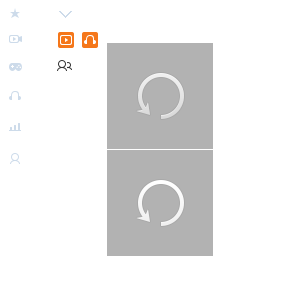
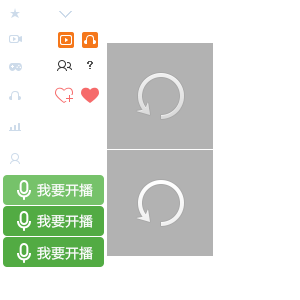
Layered file, before and after one edit (300px x 300px). Changes by layer:
added group "关注图标" with 3 layers above "组 36" over bbox(55, 87, 99, 103)
added layer "矩形 52" in group "关注图标" over bbox(55, 87, 73, 103)
added layer "形状 9 拷贝" in group "关注图标" over bbox(81, 87, 99, 103)
added group "组 36" with 2 layers above "默认" over bbox(87, 61, 93, 69)
added layer "?" in group "组 36" over bbox(87, 61, 93, 69)
added layer "椭圆 14" in group "组 36" over bbox(87, 61, 93, 69)
added group "我要开播点击 active" with 4 layers above "我要开播悬停 hover" over bbox(3, 237, 104, 267)
added group "组 18" (1st of 3, in "我要开播点击 active") with 2 layers in group "我要开播点击 active" over bbox(17, 243, 93, 263)
added layer "我要开播" (1st of 3, in "我要开播点击 active" › "组 18") in group "组 18" over bbox(37, 246, 93, 260)
added layer "椭圆 6 副本" (1st of 3, in "我要开播点击 active" › "组 18") in group "组 18" over bbox(17, 243, 31, 263)
added layer "圆角矩形 20" (1st of 3, in "我要开播点击 active") in group "我要开播点击 active" over bbox(3, 237, 104, 267)
added group "我要开播悬停 hover" with 4 layers above "我要开播默认" over bbox(3, 206, 104, 236)
added group "组 18" (2nd of 3, in "我要开播悬停 hover") with 2 layers in group "我要开播悬停 hover" over bbox(17, 211, 93, 231)
added layer "我要开播" (2nd of 3, in "我要开播悬停 hover" › "组 18") in group "组 18" over bbox(37, 214, 93, 228)
added layer "椭圆 6 副本" (2nd of 3, in "我要开播悬停 hover" › "组 18") in group "组 18" over bbox(17, 211, 31, 231)
added layer "圆角矩形 20" (2nd of 3, in "我要开播悬停 hover") in group "我要开播悬停 hover" over bbox(3, 206, 104, 236)
added group "我要开播默认" with 5 layers above "矩形 19" over bbox(3, 175, 104, 208)
added group "组 18" (3rd of 3, in "我要开播默认") with 2 layers in group "我要开播默认" over bbox(17, 180, 93, 200)
added layer "我要开播" (3rd of 3, in "我要开播默认" › "组 18") in group "组 18" over bbox(37, 183, 93, 197)
added layer "椭圆 6 副本" (3rd of 3, in "我要开播默认" › "组 18") in group "组 18" over bbox(17, 180, 31, 200)
added layer "圆角矩形 20" (3rd of 3, in "我要开播默认") in group "我要开播默认" over bbox(3, 175, 104, 205)
